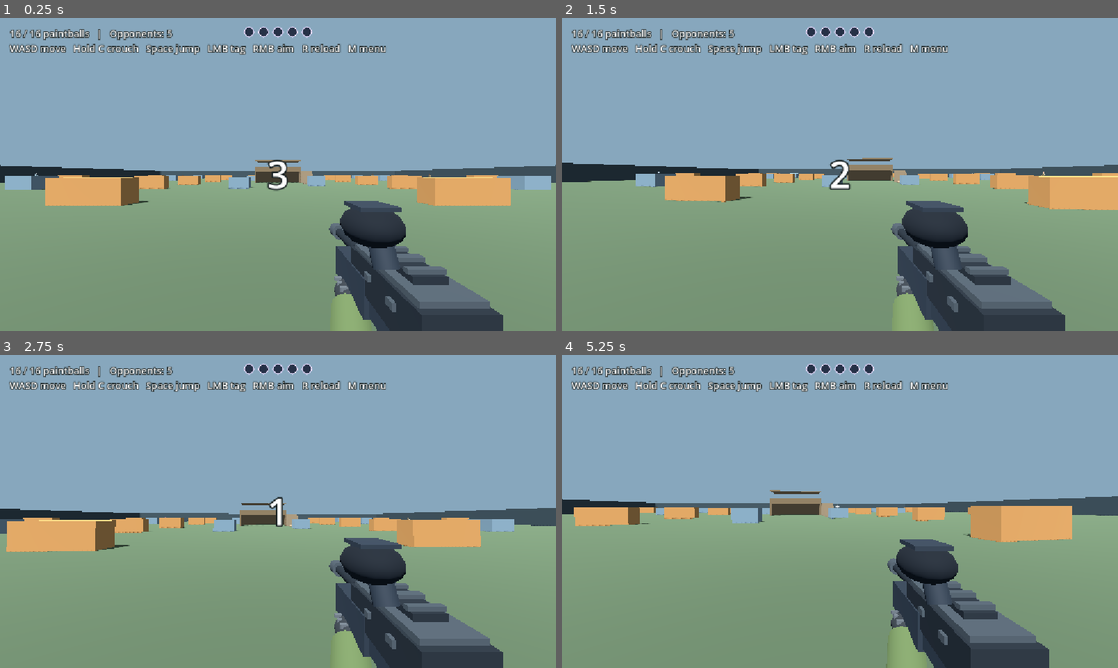
Above: before the commit, frames 1-4 (two rows, left to right).
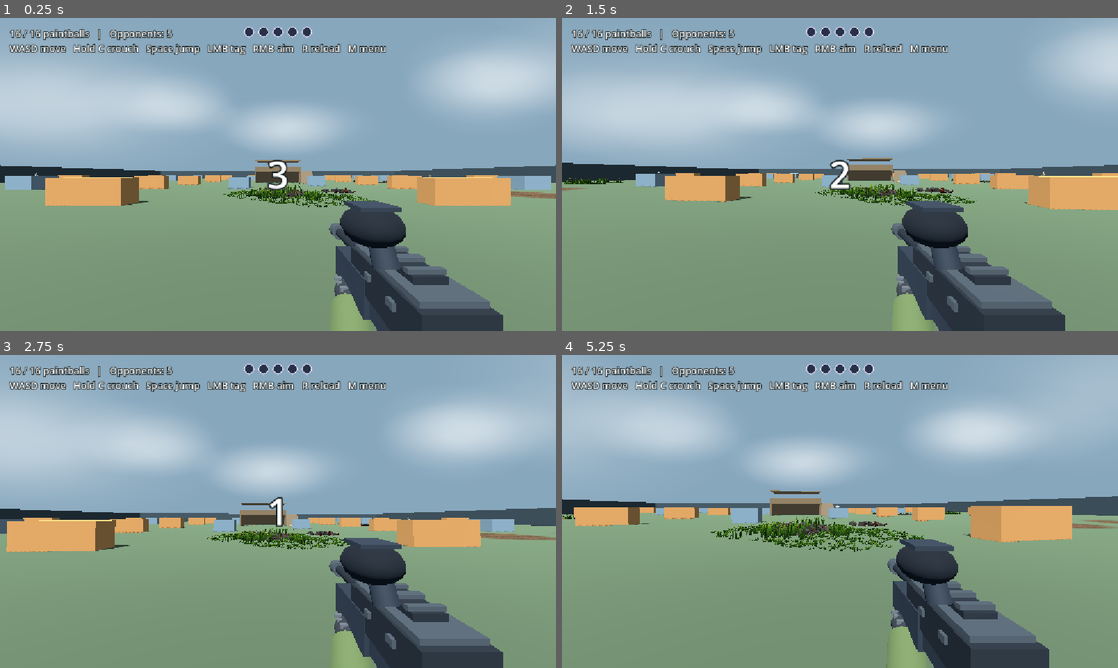
Above: after the commit, the same moments.

Repository: 302stang86/fdfd
Game: Godot game, scene res://arena.tscn
The game is run twice, just before and just after one commit, with the same random seed, the same clock (stepped at 60 frames per second) and the same inputs. This scene is started directly instead of the project's main scene.
Inputs (mouse positions are in pixels of both pictures, inside the frame that each line leads up to):
- Up to frame 1 (0.25 s): no input
- Up to frame 2 (1.5 s): tap Enter at 0.5 s; move the mouse to (867, 174) at 0.52 s; hold W from 0.53 s (still down); tap R at 0.6, 1.35 s; click (867, 174) at 0.67 s; tap Space at 0.77 s; move the mouse to (812, 174) at 1.27 s
- Up to frame 3 (2.75 s): keep holding W; tap Space at 1.52, 2 s; move the mouse to (289, 505) at 2.02 s; tap M at 2.1 s; tap R at 2.3 s
- Up to frame 4 (5.25 s): tap Enter at 2.75, 2.85 s; move the mouse to (834, 517) at 2.77 s; click (834, 517) at 2.92 s; tap Space at 3.02, 3.77, 4.52, 5 s; tap R at 3.05, 3.8, 4.35, 5.1 s; move the mouse to (878, 514) at 3.52 s; hold C 3.53-4.28 s; tap Escape at 4.15 s; move the mouse to (673, 464) at 4.27 s; release W at 4.28 s; hold A 4.28-5.03 s; move the mouse to (867, 511) at 5.02 s; hold S from 5.03 s (still down); click (867, 511) at 5.17 s

The runs differ from the first frame. In frame 1, 15% of the frame differs, in the area x 0-100%, y 8-61%; in frame 2, 14%; in frame 3, 15%; in frame 4, 14%.

Commit message:
Add files via upload

Diff:
--- a/arena.gd
+++ b/arena.gd
@@ -24,6 +24,7 @@
 const ARENA_EDGE := ARENA_SIZE / 2.0
 const BOT_AI := preload("res://bot_ai.gd")
 const BOT_MODEL := preload("res://bot_model.gd")
+const ARENA_SCENERY := preload("res://arena_scenery.gd")
 const SPLAT_SECONDS := 4.0
 const PLAYER_PAINT := Color("#278cff")
 const BOT_PAINT := Color("#fa4eaa")
@@ -51,6 +52,7 @@
 var map_id := 0
 var outfit_color := Color("#63774b")
 var custom_layout: Dictionary = {}
+var cheats: Dictionary = {} # set by the menu once cheat mode is unlocked
 var shot_audio: AudioStreamPlayer
 
 func magazine_size() -> int:
@@ -132,6 +134,9 @@
 			if absi(x) <= 20 and absi(z) <= 16:
 				box(Vector3(x, 0.65, z), Vector3(1.7, 1.3, 1.7), Color("#a17443"))
 
+	var scenery := ARENA_SCENERY.new()
+	add_child(scenery)
+	scenery.build(self, ARENA_EDGE, map_id, urban_footprint() if map_id == URBAN_MAP else PackedVector2Array())
 	arena_splats = Node3D.new()
 	add_child(arena_splats)
 	paintball_mesh = SphereMesh.new()
@@ -320,7 +325,7 @@
 		if event.keycode == KEY_ENTER and outcome != "":
 			start_match()
 		if event.keycode == KEY_R and countdown_left <= 0.0 and reload <= 0 and ammo < magazine_size() and outcome == "":
-			reload = RELOAD_TIMES[marker_id]
+			reload = 0.01 if cheats.get("fast_reload", false) else RELOAD_TIMES[marker_id]
 	if event is InputEventMouseButton and event.pressed and event.button_index == MOUSE_BUTTON_LEFT:
 		if Input.mouse_mode != Input.MOUSE_MODE_CAPTURED:
 			Input.mouse_mode = Input.MOUSE_MODE_CAPTURED
@@ -408,7 +413,8 @@
 func shoot() -> void:
 	if countdown_left > 0.0 or cooldown > 0 or reload > 0 or ammo == 0:
 		return
-	ammo -= 1
+	if not cheats.get("infinite_ammo", false):
+		ammo -= 1
 	cooldown = SHOT_INTERVALS[marker_id]
 	shot_audio.play()
 	marker_view.punch()
@@ -492,6 +498,8 @@
 		outcome = "Arena cleared! Press Enter to restart."
 
 func hurt_player() -> void:
+	if cheats.get("god_mode", false):
+		return
 	health -= 1
 	update_hit_counter()
 	if health <= 0:
@@ -505,7 +513,7 @@
 	return count
 
 func damage_bot(bot: CharacterBody3D, from: Vector3) -> void:
-	var remaining := int(bot.get_meta("health")) - 1
+	var remaining := 0 if cheats.get("one_hit", false) else int(bot.get_meta("health")) - 1
 	bot.set_meta("health", remaining)
 	if remaining > 0:
 		bot_ai.hit(bot, from)
@@ -637,9 +645,17 @@
 	if outcome.is_empty() and Input.mouse_mode != Input.MOUSE_MODE_CAPTURED:
 		message = "Click the arena to start the countdown." if countdown_left > 0.0 else "Click the arena to capture the mouse."
 	var status := "Reloading" if reload > 0 else "%d / %d paintballs" % [ammo, magazine_size()]
+	if not cheats.is_empty():
+		status += "   |   CHEATS ON"
 	hud.text = "%s   |   Opponents: %d\nWASD move   Hold C crouch   Space jump   LMB tag   RMB aim   R reload   M menu\n%s" % [
 		status, remaining_opponents(), message
 	]
+
+func urban_footprint() -> PackedVector2Array:
+	var outline := PackedVector2Array()
+	for vertex in URBAN_BORDER.LOOP:
+		outline.append((Vector2(vertex) - URBAN_BORDER.GRID_CENTER) * 6.0)
+	return outline
 
 func build_urban_arena() -> void:
 	spawn = Vector3(0, 0.1, 31.8)
--- /dev/null
+++ b/arena_scenery.gd
@@ -0,0 +1,308 @@
+extends Node3D
+# Ground patches (short grass, long grass, dirt, rubble) and faint drifting clouds.
+# Everything here is visual only: no collision, so it never changes how a match plays.
+
+const DIRT_DARK := Color("#3f3022")
+const DIRT_LIGHT := Color("#6b5339")
+const GRASS_TINT := Color("#4b6a36")
+const PATCH_COUNTS := {"short_grass": 14, "long_grass": 9, "dirt": 12, "rubble": 8}
+const CLUMPS := ["grass_clump_a", "grass_clump_b", "grass_clump_c", "grass_clump_d"]
+const CHUNKS := ["rubble_block", "rubble_slab", "rubble_wedge", "rubble_shard", "rubble_pile"]
+const CLUMP_HEIGHT := 0.5
+const CLOUD_GROUPS := 9
+const CLOUD_DRIFT := 0.0035 # radians per second
+
+const DIRT_SHADER := """
+shader_type spatial;
+render_mode cull_disabled, depth_draw_never;
+uniform vec4 dark : source_color = vec4(0.25, 0.19, 0.13, 1.0);
+uniform vec4 light : source_color = vec4(0.42, 0.33, 0.22, 1.0);
+uniform float large_scale = 2.0;
+uniform float fine_scale = 90.0;
+uniform float bump_strength = 0.35;
+varying vec3 world_pos;
+varying vec2 disc;
+float hash(vec2 p) { return fract(sin(dot(p, vec2(127.1, 311.7))) * 43758.5453); }
+float vnoise(vec2 p) {
+	vec2 i = floor(p); vec2 f = fract(p);
+	f = f * f * (3.0 - 2.0 * f);
+	return mix(mix(hash(i), hash(i + vec2(1, 0)), f.x), mix(hash(i + vec2(0, 1)), hash(i + vec2(1, 1)), f.x), f.y);
+}
+void vertex() { world_pos = (MODEL_MATRIX * vec4(VERTEX, 1.0)).xyz; disc = UV; }
+void fragment() {
+	float big = vnoise(world_pos.xz * large_scale * 0.5) * 0.65 + vnoise(world_pos.xz * large_scale * 2.3) * 0.35;
+	float grain = vnoise(world_pos.xz * fine_scale);
+	float tone = clamp(big * 0.75 + grain * 0.25, 0.0, 1.0);
+	ALBEDO = mix(dark.rgb, light.rgb, tone);
+	ROUGHNESS = 0.9;
+	float bump = vnoise(world_pos.xz * fine_scale * 0.5) - 0.5;
+	NORMAL_MAP = vec3(0.5 + bump * bump_strength, 0.5 + (grain - 0.5) * bump_strength, 1.0);
+	float edge = length(disc - vec2(0.5)) * 2.0;
+	ALPHA = smoothstep(1.0, 0.62 + big * 0.2, edge);
+}
+"""
+
+var rng := RandomNumberGenerator.new()
+var keep_out: Array[Vector3] = [] # x, z, radius of cover objects to stay clear of
+var dirt_spots: Array[Vector3] = [] # x, z, radius of dirt patches: no grass grows here
+var cloud_ring: Node3D
+var area_outline := PackedVector2Array()
+var density_noise := FastNoiseLite.new() # separates short grass from tall grass
+var rubble_noise := FastNoiseLite.new() # clusters rubble
+var clump_meshes: Array[Mesh] = []
+var chunk_meshes: Array[Mesh] = []
+var grass_material: StandardMaterial3D
+var rubble_material: StandardMaterial3D
+var dirt_material: ShaderMaterial
+
+# `footprint` is the outline of the urban map's playable area (empty on open fields); patches
+# stay inside it and off the central road.
+func build(arena: Node3D, arena_edge: float, map_seed: int, footprint: PackedVector2Array = PackedVector2Array()) -> void:
+	rng.seed = 7301 + map_seed
+	area_outline = footprint
+	density_noise.seed = 311 + map_seed
+	density_noise.frequency = 0.09
+	density_noise.fractal_octaves = 3
+	rubble_noise.seed = 977 + map_seed
+	rubble_noise.frequency = 0.12
+	rubble_noise.fractal_octaves = 2
+	load_meshes()
+	make_materials()
+	collect_cover(arena)
+	var limit := arena_edge - 5.0
+	# dirt first so grass can keep clear of it
+	for kind in ["dirt", "rubble", "short_grass", "long_grass"]:
+		for index in range(PATCH_COUNTS[kind]):
+			make_patch(kind, limit)
+	make_clouds()
+
+func mesh_of(path: String) -> Mesh:
+	var scene := load(path) as PackedScene
+	if scene == null:
+		return null
+	var root := scene.instantiate()
+	var found: Mesh = null
+	var queue: Array = [root]
+	while not queue.is_empty() and found == null:
+		var node: Node = queue.pop_back()
+		if node is MeshInstance3D:
+			found = node.mesh
+		queue.append_array(node.get_children())
+	root.free()
+	return found
+
+func load_meshes() -> void:
+	for name in CLUMPS:
+		var mesh := mesh_of("res://assets/models/scatter/%s.glb" % name)
+		if mesh != null:
+			clump_meshes.append(mesh)
+	for name in CHUNKS:
+		var mesh := mesh_of("res://assets/models/scatter/%s.glb" % name)
+		if mesh != null:
+			chunk_meshes.append(mesh)
+
+func make_materials() -> void:
+	grass_material = StandardMaterial3D.new()
+	grass_material.vertex_color_use_as_albedo = true
+	grass_material.cull_mode = BaseMaterial3D.CULL_DISABLED
+	grass_material.roughness = 1.0
+	rubble_material = StandardMaterial3D.new()
+	rubble_material.vertex_color_use_as_albedo = true
+	rubble_material.roughness = 0.95
+	dirt_material = ShaderMaterial.new()
+	var shader := Shader.new()
+	shader.code = DIRT_SHADER
+	dirt_material.shader = shader
+	dirt_material.set_shader_parameter("dark", DIRT_DARK)
+	dirt_material.set_shader_parameter("light", DIRT_LIGHT)
+
+func inside_area(point: Vector2, radius: float) -> bool:
+	if area_outline.is_empty():
+		return true
+	if absf(point.x) < radius + 9.5: # keep the road clear
+		return false
+	if not Geometry2D.is_point_in_polygon(point, area_outline):
+		return false
+	for step in range(8):
+		var edge := point + Vector2.from_angle(TAU * step / 8.0) * (radius + 1.6)
+		if not Geometry2D.is_point_in_polygon(edge, area_outline):
+			return false
+	return true
+
+func collect_cover(arena: Node3D) -> void:
+	for body in arena.get_children():
+		if not body is StaticBody3D:
+			continue
+		for shape_node in body.get_children():
+			if shape_node is CollisionShape3D and shape_node.shape is BoxShape3D:
+				var size: Vector3 = shape_node.shape.size
+				if size.y < 0.6 or maxf(size.x, size.z) > 20.0:
+					continue # the floor, the boundary walls and other slabs
+				var at: Vector3 = body.global_position
+				keep_out.append(Vector3(at.x, at.z, maxf(size.x, size.z) * 0.72))
+
+func patch_position(limit: float, radius: float) -> Vector2:
+	for attempt in range(40):
+		var point := Vector2(rng.randf_range(-limit, limit), rng.randf_range(-limit, limit))
+		var clear := point.distance_to(Vector2(0, 35)) > radius + 3.0 and inside_area(point, radius) # player spawn
+		for blocker in keep_out:
+			if point.distance_to(Vector2(blocker.x, blocker.y)) < radius + blocker.z:
+				clear = false
+				break
+		if clear:
+			return point
+	return Vector2(INF, INF)
+
+# 0..1 noise value at a ground point.
+func sample(noise: FastNoiseLite, point: Vector2) -> float:
+	return noise.get_noise_2d(point.x, point.y) * 0.5 + 0.5
+
+func on_dirt(point: Vector2) -> bool:
+	for spot in dirt_spots:
+		if point.distance_to(Vector2(spot.x, spot.y)) < spot.z * 0.85:
+			return true
+	return false
+
+func make_patch(kind: String, limit: float) -> void:
+	var radius := rng.randf_range(1.8, 3.8)
+	if kind == "long_grass":
+		radius = rng.randf_range(2.0, 3.6)
+	var centre := patch_position(limit, radius)
+	if centre.x == INF:
+		return
+	match kind:
+		"dirt":
+			dirt_spots.append(Vector3(centre.x, centre.y, radius))
+			add_dirt(centre, radius * 1.15)
+		"rubble":
+			add_rubble(centre, radius)
+		_:
+			add_grass(centre, radius, kind == "long_grass")
+
+# Soft-edged dirt disc with the layered noise shader on it.
+func add_dirt(centre: Vector2, radius: float) -> void:
+	var plane := PlaneMesh.new()
+	plane.size = Vector2.ONE * radius * 2.0
+	plane.subdivide_width = 1
+	plane.subdivide_depth = 1
+	var instance := MeshInstance3D.new()
+	instance.mesh = plane
+	instance.material_override = dirt_material
+	instance.cast_shadow = GeometryInstance3D.SHADOW_CASTING_SETTING_OFF
+	instance.position = Vector3(centre.x, 0.02 + rng.randf() * 0.01, centre.y)
+	instance.rotation.y = rng.randf() * TAU
+	add_child(instance)
+
+func add_grass(centre: Vector2, radius: float, tall_patch: bool) -> void:
+	if clump_meshes.is_empty():
+		return
+	var per_mesh: Array = []
+	for index in range(clump_meshes.size()):
+		per_mesh.append([])
+	var tries := int(radius * radius * (24 if tall_patch else 34))
+	for attempt in range(tries):
+		var angle := rng.randf() * TAU
+		var offset := Vector2(cos(angle), sin(angle)) * radius * sqrt(rng.randf())
+		var point := centre + offset
+		if on_dirt(point):
+			continue
+		var mask := sample(density_noise, point)
+		# colour-ramp style mask: tall grass only where the noise is high, short grass fills the rest
+		var tall_chance := smoothstep(0.5, 0.62, mask)
+		if tall_patch:
+			tall_chance = maxf(tall_chance, 0.55)
+		var tall := rng.randf() < tall_chance
+		var edge_fade := 1.0 - offset.length() / radius
+		if rng.randf() > 0.35 + edge_fade * 0.9:
+			continue
+		var height := rng.randf_range(0.35, 0.8) if tall else rng.randf_range(0.05, 0.15)
+		var vertical := height / CLUMP_HEIGHT
+		var wide := rng.randf_range(0.7, 1.15) * (1.0 if tall else 1.6)
+		var basis := Basis(Vector3.UP, rng.randf() * TAU).scaled(Vector3(wide, vertical, wide)) # Z-only rotation
+		per_mesh[rng.randi() % clump_meshes.size()].append([Transform3D(basis, Vector3(point.x, 0.0, point.y)), mask])
+	for index in range(per_mesh.size()):
+		var items: Array = per_mesh[index]
+		if items.is_empty():
+			continue
+		var multi := MultiMesh.new()
+		multi.transform_format = MultiMesh.TRANSFORM_3D
+		multi.use_colors = true
+		multi.mesh = clump_meshes[index]
+		multi.instance_count = items.size()
+		for item_index in range(items.size()):
+			multi.set_instance_transform(item_index, items[item_index][0])
+			var warm := float(items[item_index][1])
+			var tint := Color(0.78, 0.9, 0.7).lerp(Color(1.05, 0.98, 0.72), warm).lerp(Color.BLACK, rng.randf_range(0.0, 0.2))
+			multi.set_instance_color(item_index, tint)
+		var instance := MultiMeshInstance3D.new()
+		instance.multimesh = multi
+		instance.material_override = grass_material
+		instance.cast_shadow = GeometryInstance3D.SHADOW_CASTING_SETTING_OFF
+		add_child(instance)
+
+# Rubble is clustered: a chunk only lands where the cluster noise is in the 0.65 - 0.80+ band.
+func add_rubble(centre: Vector2, radius: float) -> void:
+	if chunk_meshes.is_empty():
+		return
+	var per_mesh: Array = []
+	for index in range(chunk_meshes.size()):
+		per_mesh.append([])
+	for attempt in range(int(radius * radius * 30)):
+		var angle := rng.randf() * TAU
+		var point := centre + Vector2(cos(angle), sin(angle)) * radius * sqrt(rng.randf())
+		var cluster := sample(rubble_noise, point)
+		if cluster < 0.5 + rng.randf() * 0.15:
+			continue
+		var size := rng.randf_range(0.6, 1.5)
+		var basis := Basis.from_euler(Vector3(rng.randf() * 0.7, rng.randf() * TAU, rng.randf() * 0.7)).scaled(Vector3.ONE * size)
+		per_mesh[rng.randi() % chunk_meshes.size()].append(Transform3D(basis, Vector3(point.x, -rng.randf_range(0.02, 0.05), point.y)))
+	for index in range(per_mesh.size()):
+		var items: Array = per_mesh[index]
+		if items.is_empty():
+			continue
+		var multi := MultiMesh.new()
+		multi.transform_format = MultiMesh.TRANSFORM_3D
+		multi.mesh = chunk_meshes[index]
+		multi.instance_count = items.size()
+		for item_index in range(items.size()):
+			multi.set_instance_transform(item_index, items[item_index])
+		var instance := MultiMeshInstance3D.new()
+		instance.multimesh = multi
+		instance.material_override = rubble_material
+		add_child(instance)
+
+# Faint clouds: soft sprites far out and high up that drift slowly around the arena.
+func make_clouds() -> void:
+	cloud_ring = Node3D.new()
+	add_child(cloud_ring)
+	var fade := Gradient.new()
+	fade.set_color(0, Color(1, 1, 1, 1))
+	fade.set_color(1, Color(1, 1, 1, 0))
+	var texture := GradientTexture2D.new()
+	texture.gradient = fade
+	texture.fill = GradientTexture2D.FILL_RADIAL
+	texture.fill_from = Vector2(0.5, 0.5)
+	texture.fill_to = Vector2(1.0, 0.5)
+	texture.width = 128
+	texture.height = 128
+	for group in range(CLOUD_GROUPS):
+		var angle := TAU * (group + rng.randf_range(-0.25, 0.25)) / CLOUD_GROUPS
+		var distance := rng.randf_range(150.0, 230.0)
+		var height := rng.randf_range(38.0, 80.0)
+		var anchor := Vector3(cos(angle) * distance, height, sin(angle) * distance)
+		for puff in range(rng.randi_range(4, 7)):
+			var sprite := Sprite3D.new()
+			sprite.texture = texture
+			sprite.billboard = BaseMaterial3D.BILLBOARD_ENABLED
+			sprite.shaded = false
+			sprite.double_sided = true
+			sprite.cast_shadow = GeometryInstance3D.SHADOW_CASTING_SETTING_OFF
+			sprite.modulate = Color(1, 1, 1, rng.randf_range(0.14, 0.26))
+			sprite.pixel_size = rng.randf_range(0.5, 0.85)
+			sprite.scale = Vector3(rng.randf_range(1.3, 2.2), rng.randf_range(0.55, 0.85), 1.0)
+			sprite.position = anchor + Vector3(rng.randf_range(-45, 45), rng.randf_range(-6, 6), rng.randf_range(-30, 30))
+			cloud_ring.add_child(sprite)
+
+func _process(delta: float) -> void:
+	if cloud_ring != null:
+		cloud_ring.rotation.y += CLOUD_DRIFT * delta
--- a/menu.gd
+++ b/menu.gd
@@ -4,6 +4,13 @@
 const CHARACTER_PREVIEW := preload("res://character_preview.gd")
 const MAP_FILE := "user://arenas.json"
 const CONFIG_FILE := "user://field-day.cfg"
+const CHEAT_HASH := "97aa791eaa8aee573cd373f0c352ea67d7788d6aa00849b0eea29ba3f5fcb0e6" # SHA-256 of the cheat password
+const CHEAT_OPTIONS := {
+	"god_mode": "God mode (cannot be tagged)",
+	"infinite_ammo": "Infinite paintballs",
+	"one_hit": "One-hit tags (bots go down in one hit)",
+	"fast_reload": "Instant reload",
+}
 const OUTFITS := ["Army fatigues", "Ninja", "Clown", "Firefighter", "Police officer", "Bunny cosplay", "Robot", "Emo / goth"]
 const COLORS := ["#63774b", "#34313d", "#db4f64", "#dcb05a", "#405a86", "#e9b5cb", "#9bb3ba", "#543b64"]
 const MARKERS := ["Semi-auto rifle", "Sniper-style marker", "Paint grenade launcher"]
@@ -24,6 +31,8 @@
 var grid: GridContainer
 var drafting: Dictionary = {}
 var editor_status: Label
+var cheats_unlocked := false # lasts for this run only, the password is asked again next launch
+var cheats: Dictionary = {}
 
 func _ready() -> void:
 	settings.load(CONFIG_FILE)
@@ -96,6 +105,7 @@
 	difficulty_picker = rules_picker(rules, "Bot difficulty", ["Easy", "Normal", "Hard"], 1)
 	add_button("Play match", play_match)
 	add_button("Create a map", open_editor)
+	add_button("Cheat mode", open_cheats)
 	add_button("How to play", func(): show_info("How to play",
 		"Click the arena to capture the mouse. Use WASD to move, hold C to crouch, Space to jump, left-click to fire, right-c …(210 unchanged characters)…
 
@@ -217,11 +227,69 @@
 	arena.map_id = maps.selected
 	arena.team_match = mode_picker.selected == 1
 	arena.difficulty = difficulty_picker.selected
+	arena.cheats = cheats.duplicate()
 	if maps.selected >= 3:
 		arena.custom_layout = saved_maps[maps.get_selected_metadata()]
 	arena.menu_requested.connect(return_home)
 	hide()
 	add_child(arena)
+
+func open_cheats() -> void:
+	var dialog := AcceptDialog.new()
+	dialog.title = "Cheat mode"
+	dialog.ok_button_text = "Close"
+	dialog.confirmed.connect(dialog.queue_free)
+	dialog.close_requested.connect(dialog.queue_free)
+	var form := VBoxContainer.new()
+	form.custom_minimum_size.x = 340
+	form.add_theme_constant_override("separation", 8)
+	dialog.add_child(form)
+	if cheats_unlocked:
+		build_cheat_toggles(form)
+	else:
+		add_dialog_label(form, "Enter the password to unlock cheat mode.")
+		var password := LineEdit.new()
+		password.secret = true
+		password.placeholder_text = "Password"
+		form.add_child(password)
+		var status := add_dialog_label(form, "")
+		var unlock := Button.new()
+		unlock.text = "Unlock"
+		form.add_child(unlock)
+		var try_unlock := func():
+			if password.text.sha256_text() == CHEAT_HASH:
+				cheats_unlocked = true
+				for child in form.get_children():
+					child.queue_free()
+				build_cheat_toggles(form)
+				dialog.reset_size()
+			else:
+				status.text = "Wrong password."
+				password.clear()
+		unlock.pressed.connect(try_unlock)
+		password.text_submitted.connect(func(_text: String): try_unlock.call())
+	add_child(dialog)
+	dialog.popup_centered()
+
+func add_dialog_label(parent: Control, value: String) -> Label:
+	var label := Label.new()
+	label.text = value
+	label.autowrap_mode = TextServer.AUTOWRAP_WORD_SMART
+	parent.add_child(label)
+	return label
+
+func build_cheat_toggles(form: VBoxContainer) -> void:
+	add_dialog_label(form, "Cheats apply to the next match you start.")
+	for key in CHEAT_OPTIONS:
+		var toggle := CheckBox.new()
+		toggle.text = CHEAT_OPTIONS[key]
+		toggle.button_pressed = cheats.get(key, false)
+		toggle.toggled.connect(func(on: bool):
+			if on:
+				cheats[key] = true
+			else:
+				cheats.erase(key))
+		form.add_child(toggle)
 
 func return_home() -> void:
 	Input.mouse_mode = Input.MOUSE_MODE_VISIBLE
Binary file added: assets/models/scatter/grass_clump_a.glb
Not shown, added: assets/models/scatter/grass_clump_a.glb.import
Binary file added: assets/models/scatter/grass_clump_b.glb
Not shown, added: assets/models/scatter/grass_clump_b.glb.import
Binary file added: assets/models/scatter/grass_clump_c.glb
Not shown, added: assets/models/scatter/grass_clump_c.glb.import
Binary file added: assets/models/scatter/grass_clump_d.glb
Not shown, added: assets/models/scatter/grass_clump_d.glb.import
Binary file added: assets/models/scatter/rubble_block.glb
Not shown, added: assets/models/scatter/rubble_block.glb.import
Binary file added: assets/models/scatter/rubble_pile.glb
Not shown, added: assets/models/scatter/rubble_pile.glb.import
(and 6 more such lines)
